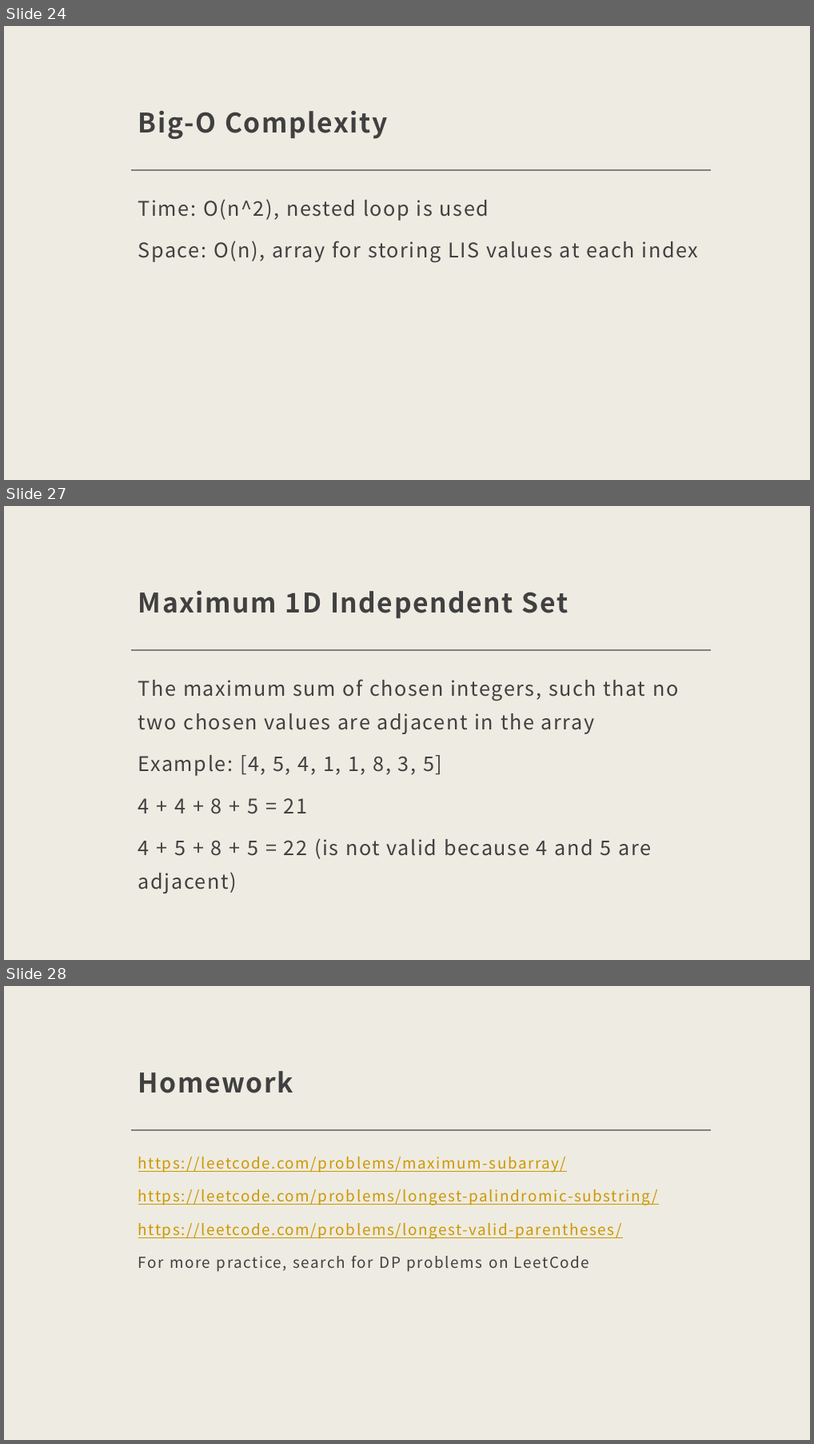
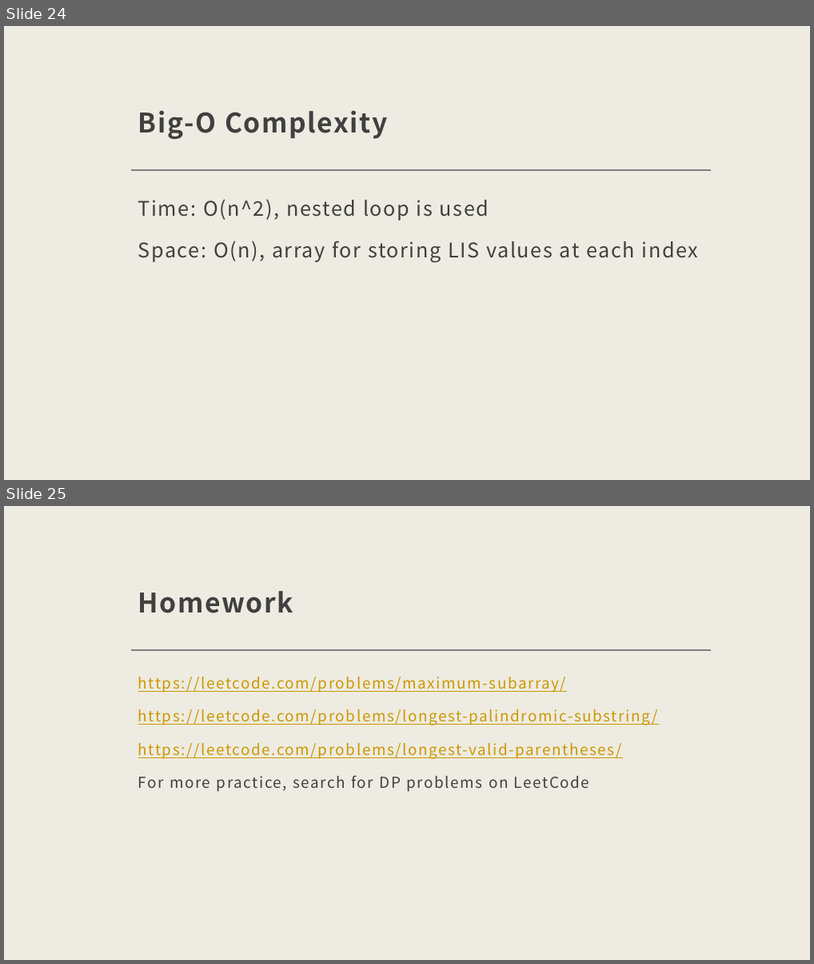
Before and after one commit to KarinaSang/Teaching, a slide deck: CCC_Senior/Week6/Week6.pptx. Shown one above the other, each under a label of ours: slides 24, 27 and 28 before the commit, slides 24 and 25 after it; the slides between them are not shown. The pictures are 814x1444 and 814x964 pixels, drawn with LibreOffice and Linux fonts; fonts in the diff are those of the drawing. Boxes give left, top, right and bottom in pixels: in the first picture for what was removed or moved away, otherwise in the second. Text is boxed around its words. In the diff, an @@ line names an element or a change of style, - is before the commit and + after.

```diff
--- a/CCC_Senior/Week6/Week6.pptx
+++ b/CCC_Senior/Week6/Week6.pptx
@@ slide 27 removed at [4, 506, 810, 960], background #EEEBE2; not listed: 1 template element that a slide beside it also shows @@
@@ title removed at [138, 591, 568, 619] @@
-Maximum 1D Independent Set
@@ text removed at [138, 679, 678, 893] @@
-The maximum sum of chosen integers, such that no two chosen values are adjacent in the array
-Example: [4, 5, 4, 1, 1, 8, 3, 5]
-4 + 4 + 8 + 5 = 21
-4 + 5 + 8 + 5 = 22 (is not valid because 4 and 5 are adjacent)
@@ what was slide 28 is now slide 25 @@
```
Also in this commit, not shown: 2 other slides removed, 10 other files.
